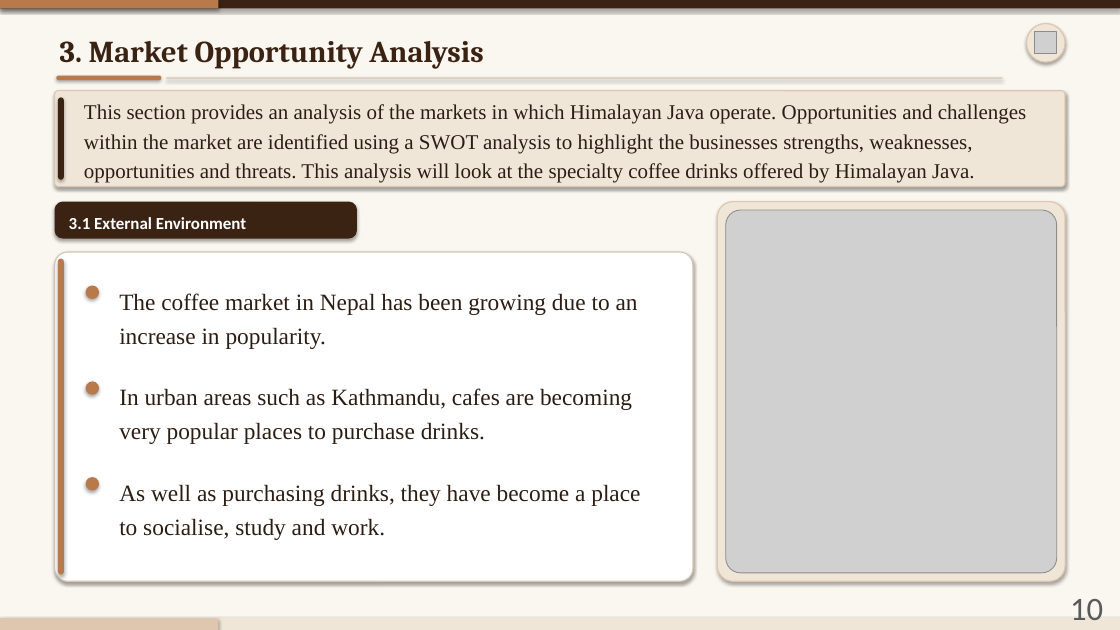
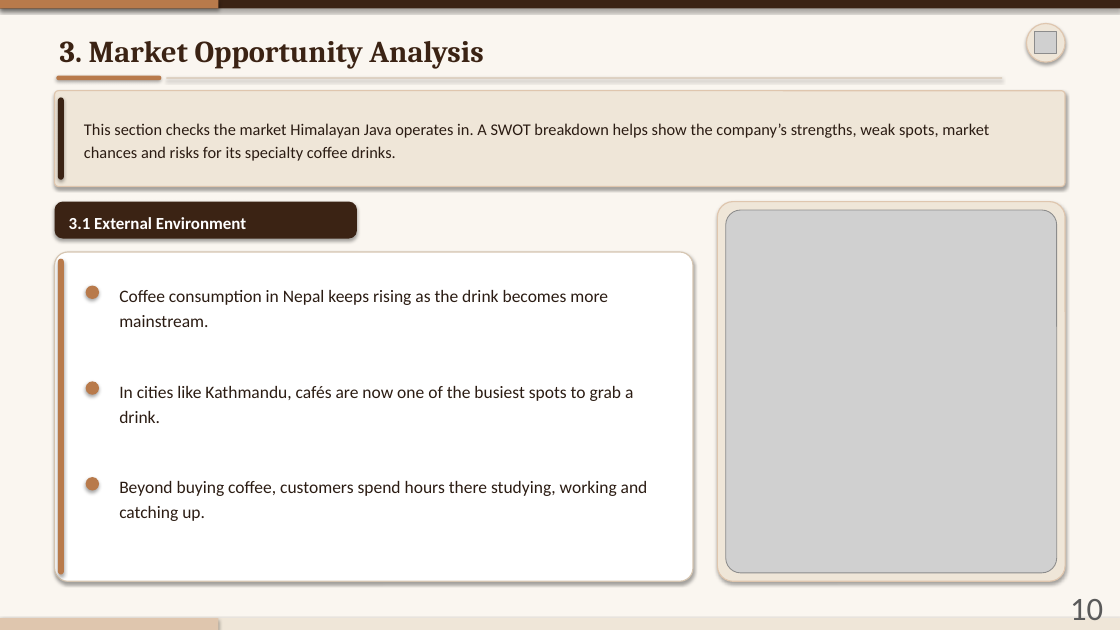
Before and after one commit to AV248/temp, a slide deck: slide 10 of Himalayan_Java_Presentation_Numbered.pptx. Drawn at 1120x630 pixels with LibreOffice and Linux fonts; fonts in the diff are those of the drawing; grey boxes stand for pictures. Boxes give left, top, right and bottom in pixels: in the first picture for what was removed or moved away, otherwise in the second. Text is boxed around its words. In the diff, an @@ line names an element or a change of style, - is before the commit and + after.

```diff
--- a/Himalayan_Java_Presentation_Numbered.pptx
+++ b/Himalayan_Java_Presentation_Numbered.pptx
@@ text at (x1=84, y1=123, x2=989, y2=161): text changed; size 18 to 14 pt; font Times New Roman to Calibri; text colour #2C1D14 to #2B1C13 @@
-This section provides an analysis of the markets in which Himalayan Java operate. Opportunities and challenges within the market are identified using a SWOT analysis to highlight the businesses strengths, weaknesses, opportunities and threats. This analysis will look at the specialty coffee drinks offered by Himalayan Java.
+This section checks the market Himalayan Java operates in. A SWOT breakdown helps show the company’s strengths, weak spots, market chances and risks for its specialty coffee drinks.
@@ text at (x1=119, y1=290, x2=608, y2=327): text changed; size 20 to 15 pt; font Times New Roman to Calibri; text colour #2C1D14 to #2B1C13 @@
-The coffee market in Nepal has been growing due to an increase in popularity.
+Coffee consumption in Nepal keeps rising as the drink becomes more mainstream.
@@ text at (x1=119, y1=386, x2=633, y2=423): text changed; size 20 to 15 pt; font Times New Roman to Calibri; text colour #2C1D14 to #2B1C13 @@
-In urban areas such as Kathmandu, cafes are becoming very popular places to purchase drinks.
+In cities like Kathmandu, cafés are now one of the busiest spots to grab a drink.
@@ text at (x1=119, y1=481, x2=648, y2=521): text changed; size 20 to 15 pt; font Times New Roman to Calibri; text colour #2C1D14 to #2B1C13 @@
-As well as purchasing drinks, they have become a place to socialise, study and work.
+Beyond buying coffee, customers spend hours there studying, working and catching up.
```
Also in this commit, not shown: 21 other slides changed, 1 slide added, 1 slide removed.
